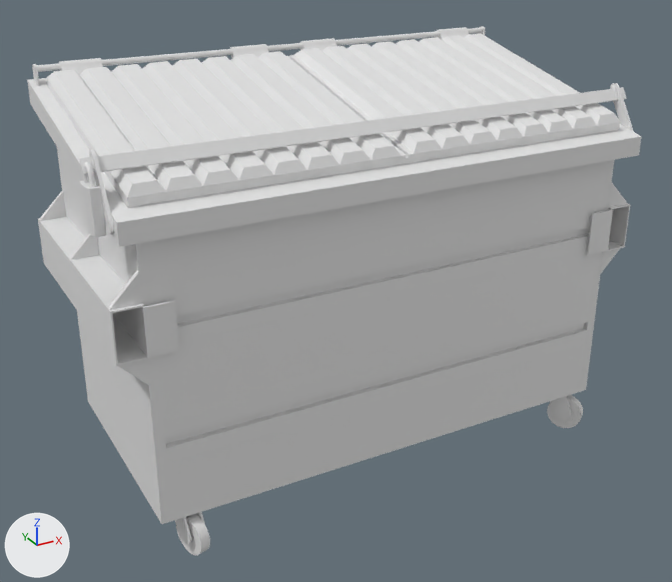
Renders of the FBX model Assets/Art_Assets/Streets/M_Dumpster/SM_Dumpster.fbx from each side of a commit.
One viewpoint serves both versions: a 50 mm lens placed at (-2.01, -3.59, 2.6), pointed at (-0.05, -0.01, 0.81). Lighting does not change. The marker at lower left points along +X, +Y and +Z. Materials are left out; every surface is plain grey. Where no turn or scale is listed for an object, it has been applied to the vertices.

Objects in the first picture: 'SM_Dumpster'.
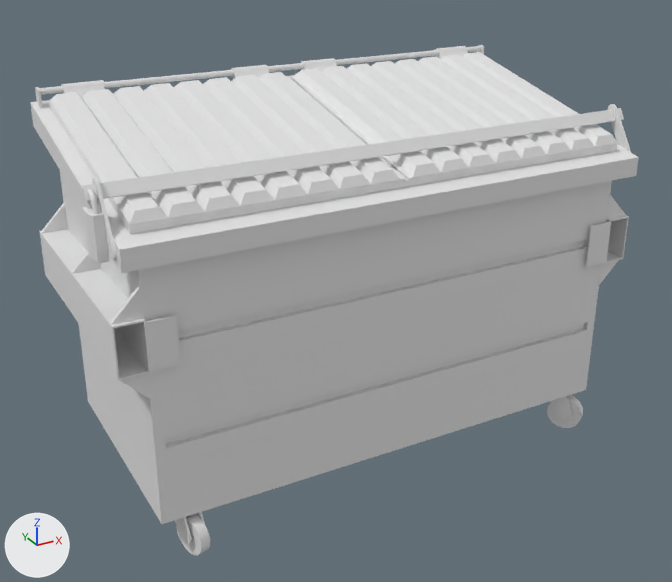
Boxes [x1, y1, x2, y2] around the edits, measured in the pictures (672 x 582 px; the box of a moved part takes in the faces that stretch with it):
'SM_Dumpster', reshaped: before [27, 26, 642, 555]; after [30, 45, 639, 555]
part 1 of me_mesh, moved or reshaped: before [610, 83, 634, 132]; after [608, 104, 631, 152]
part 2 of me_mesh, moved or reshaped: before [32, 64, 40, 86]; after [35, 87, 43, 108]
part 3 of me_mesh, moved or reshaped: before [59, 58, 103, 74]; after [61, 80, 105, 97]
part 4 of me_mesh, moved or reshaped: before [300, 38, 337, 51]; after [301, 58, 337, 71]
part 5 of me_mesh, moved or reshaped: before [230, 44, 268, 58]; after [231, 65, 269, 79]
part 6 of me_mesh, moved or reshaped: before [437, 27, 469, 39]; after [436, 46, 468, 59]
part 7 of me_mesh, moved or reshaped: before [478, 26, 485, 36]; after [477, 45, 484, 55]
part 8 of me_mesh, moved or reshaped: before [47, 34, 621, 208]; after [49, 52, 618, 234]
part 9 of me_mesh, moved or reshaped: before [37, 28, 483, 72]; after [40, 46, 481, 95]
part 10 of me_mesh, moved or reshaped: before [89, 150, 114, 234]; after [92, 177, 117, 260]
part 11 of me_mesh, moved or reshaped: before [38, 217, 179, 366]; after [39, 229, 180, 380]
part 12 of me_mesh, moved or reshaped: before [108, 271, 142, 310]; after [109, 286, 144, 325]
part 13 of me_mesh, moved or reshaped: before [119, 359, 150, 386]; after [120, 373, 151, 399]
part 14 of me_mesh, moved or reshaped: before [69, 233, 100, 260]; after [71, 251, 101, 274]
part 15 of me_mesh, moved or reshaped: before [39, 191, 66, 221]; after [41, 203, 68, 234]
part 16 of me_mesh, moved or reshaped: before [600, 249, 620, 274]; after [599, 260, 618, 285]
part 17 of me_mesh, moved or reshaped: before [608, 182, 627, 207]; after [607, 195, 626, 219]
part 18 of me_mesh, moved or reshaped: before [587, 203, 630, 255]; after [586, 215, 629, 267]
part 19 of me_mesh, moved or reshaped: before [79, 157, 107, 237]; after [82, 184, 109, 263]
part 20 of me_mesh, moved or reshaped: before [91, 87, 641, 247]; after [94, 108, 639, 273]
part 21 of me_mesh, moved or reshaped: before [27, 80, 119, 246]; after [30, 103, 122, 273]
part 22 of me_mesh, moved or reshaped: before [28, 56, 642, 223]; after [30, 75, 638, 250]
part 23 of me_mesh, moved or reshaped: before [136, 243, 587, 446]; after [138, 268, 587, 446]
part 24 of me_mesh, moved or reshaped: before [149, 160, 614, 331]; after [151, 181, 612, 345]

The change, as a diff of the scene's bpy script:
```diff
--- a/Assets/Art_Assets/Streets/M_Dumpster/SM_Dumpster.fbx.py
+++ b/Assets/Art_Assets/Streets/M_Dumpster/SM_Dumpster.fbx.py
@@ me_mesh @@
-me_mesh.from_pydata(...)  # 1282 vertices, 2068 faces; spans x -1.28..1.27, y -0.62..0.62, z 0.0..1.89
+me_mesh.from_pydata(...)  # 1282 vertices, 2068 faces; spans x -1.28..1.27, y -0.62..0.62, z 0.0..1.79
+# me_mesh part 1: the loose piece of 32 vertices spanning x 1.22..1.23, y -0.58..-0.39, z 1.48..1.75 is moved by (0.0, 0.0, -0.1)
+# me_mesh part 2: the loose piece of 20 vertices spanning x -1.2..-1.18, y 0.55..0.6, z 1.8..1.89 is moved by (0.0, 0.0, -0.1)
+# me_mesh part 3: the loose piece of 32 vertices spanning x -1.08..-0.9, y 0.53..0.6, z 1.79..1.89 is moved by (0.0, 0.0, -0.1)
+# me_mesh part 4: the loose piece of 32 vertices spanning x 0.1..0.28, y 0.53..0.6, z 1.79..1.89 is moved by (0.0, 0.0, -0.1)
+# me_mesh part 5: the loose piece of 32 vertices spanning x -0.28..-0.1, y 0.53..0.6, z 1.79..1.89 is moved by (0.0, 0.0, -0.1)
+# me_mesh part 6: the loose piece of 32 vertices spanning x 0.91..1.08, y 0.53..0.6, z 1.79..1.89 is moved by (0.0, 0.0, -0.1)
+# me_mesh part 7: the loose piece of 20 vertices spanning x 1.18..1.2, y 0.55..0.6, z 1.8..1.89 is moved by (0.0, 0.0, -0.1)
+# me_mesh part 8: the loose piece of 148 vertices spanning x -1.16..1.16, y -0.55..0.54, z 1.55..1.86 is moved by (0.0, 0.0, -0.1)
+# me_mesh part 9: the loose piece of 20 vertices spanning x -1.19..1.19, y 0.56..0.59, z 1.85..1.88 is moved by (0.0, 0.0, -0.1)
+# me_mesh part 10: the loose piece of 32 vertices spanning x -1.23..-1.22, y -0.58..-0.39, z 1.48..1.75 is moved by (0.0, 0.0, -0.1)
+# me_mesh part 11: the loose piece of 36 vertices spanning x -1.26..-1.02, y -0.58..0.59, z 0.98..1.2 is moved by (0.0, 0.0, -0.06)
+# me_mesh part 12: the loose piece of 6 vertices spanning x -1.26..-1.14, y -0.55..-0.53, z 1.2..1.32 is moved by (0.0, 0.0, -0.06)
+# me_mesh part 13: the loose piece of 6 vertices spanning x -1.26..-1.14, y -0.55..-0.53, z 0.85..0.98 is moved by (0.0, 0.0, -0.06)
+# me_mesh part 14: the loose piece of 6 vertices spanning x -1.26..-1.14, y 0.0..0.02, z 1.2..1.32 is moved by (0.0, 0.0, -0.06)
+# me_mesh part 15: the loose piece of 6 vertices spanning x -1.26..-1.14, y 0.54..0.57, z 1.2..1.32 is moved by (0.0, 0.0, -0.06)
+# me_mesh part 16: the loose piece of 6 vertices spanning x 1.14..1.26, y -0.55..-0.53, z 0.85..0.98 is moved by (0.0, 0.0, -0.06)
+# me_mesh part 17: the loose piece of 6 vertices spanning x 1.14..1.26, y -0.55..-0.53, z 1.2..1.32 is moved by (0.0, 0.0, -0.06)
+# me_mesh part 18: the loose piece of 36 vertices spanning x 1.02..1.26, y -0.58..0.59, z 0.98..1.2 is moved by (0.0, 0.0, -0.06)
+# me_mesh part 19: 156 of the vertices in x -1.28..-1.1, y -0.62..-0.38, z 1.42..1.72 are moved by (0.0, 0.0, -0.1)
+# me_mesh part 20: 8 of the vertices in x 1.1..1.27, y -0.62..-0.41, z 1.42..1.72 are moved by (0.0, 0.0, -0.1)
+# me_mesh part 21: 3 of the vertices in x -1.22..-1.14, y 0.57..0.62, z 1.71..1.82 are moved by (0.0, 0.0, -0.1)
+# me_mesh part 22: 3 of the vertices in x 1.14..1.22, y 0.57..0.62, z 1.71..1.82 are moved by (0.0, 0.0, -0.1)
+# me_mesh part 23: 6 of the vertices in x -1.14..-1.1, y -0.55..-0.52, z 1.07..1.11 are moved by (0.0, 0.0, -0.06)
+# me_mesh part 24: 6 of the vertices in x 1.1..1.14, y -0.55..-0.52, z 1.07..1.11 are moved by (0.0, 0.0, -0.06)
+# me_mesh part 25: 2 of the vertices in x -1.14, y 0.57, z 0.64..1.22 are moved by (0.0, 0.0, -0.06)
```
